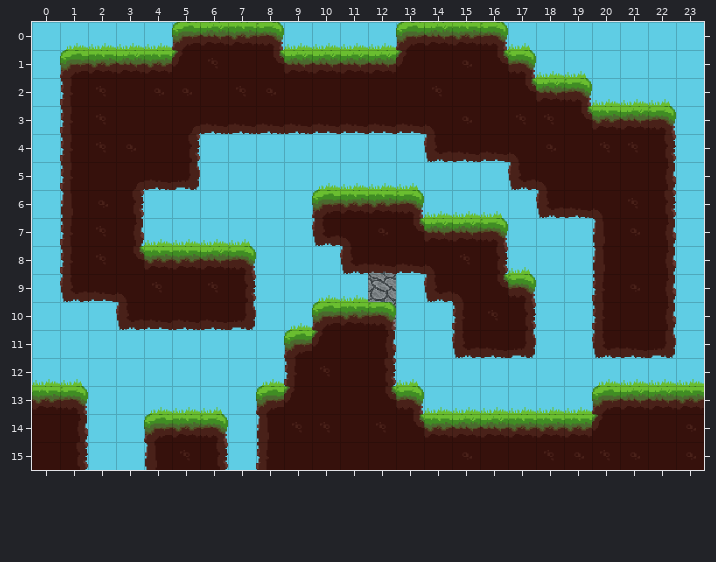
Tiled map -- Project/Assets/mapTiled/map5.tmx. The picture above was drawn from the file before the commit.
Cells are 48x48 px. Shown: x 0..23, y 0..15.
Once edited:
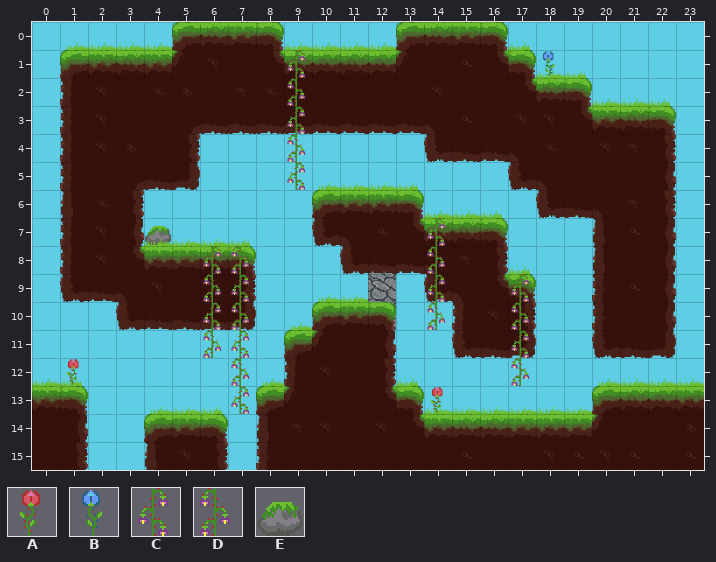
Key: from "deco": A 1, B 2, C 4, D 7, E 9.
_ is an empty cell.
Tiles of an added or newly shown layer are drawn over the layers below it.
What changed:
Layer "deco2" (added):
y 1: x 9 _ -> C; x 18 _ -> B
y 2: x 9 _ -> D
y 3: x 9 _ -> C
y 4: x 9 _ -> D
y 5: x 9 _ -> C
y 7: x 4 _ -> E; x 14 _ -> C
y 8: x 6..7 __ -> CD; x 14 _ -> D
y 9: x 6..7 __ -> DC; x 14 _ -> C; x 17 _ -> C
y 10: x 6..7 __ -> CD; x 14 _ -> D; x 17 _ -> D
y 11: x 6..7 __ -> DC; x 17 _ -> C
y 12: x 1 _ -> A; x 7 _ -> D; x 17 _ -> D
y 13: x 7 _ -> C; x 14 _ -> A
Changed places in both pictures, as pixel boxes (x1, y1, x2, y2):
added: (287, 50, 305, 190)
added: (543, 51, 555, 76)
added: (145, 226, 171, 245)
added: (427, 218, 445, 330)
added: (203, 246, 249, 414)
added: (511, 274, 529, 386)
added: (67, 359, 79, 385)
added: (431, 387, 443, 413)
